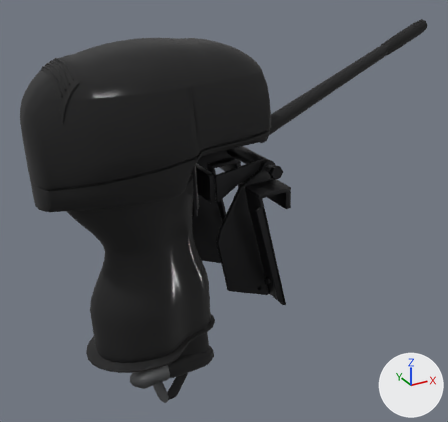
A saved change to the glTF model models/400/motor_c15.glb.
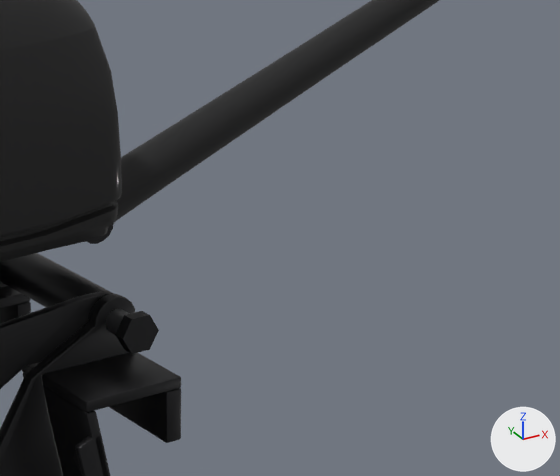
Old and new are each drawn whole from a 50 mm lens placed at (-2.723, -1.381, 0.977), pointed at (-1.967, -0.006, 0.289) and again close up on the part from 51% to 93% of the width and 15% to 52% of the height. The lights are fixed; the arrows at lower right show +X, +Y and +Z. The older version's two pictures come first. Where no turn or scale is listed for an object, it has been applied to the vertices.

Script lines for the objects in view, before the commit:
```python
me_mesh_0 = bpy.data.meshes.new('Mesh_0')
me_mesh_0.from_pydata(...)  # 1088 vertices, 2088 faces; spans x 0.432..0.607, y -0.36..0.0, z 0.345..0.747
# faces by material slot: [1720, 288, 80]
me_mesh_0.materials.append(mat_mat_ob_bracket)  # dark grey #2f2f30
me_mesh_0.materials.append(mat_mat_ob_rubber)  # black #101010
me_mesh_0.materials.append(mat_mat_ob_prop)  # grey #797a7c
me_mesh_1 = bpy.data.meshes.new('Mesh_1')
me_mesh_1.from_pydata(...)  # 7201 vertices, 14424 faces; spans x 0.0..0.61, y -0.347..-0.013, z 0.0..1.054
# faces by material slot: [11332, 420, 2592, 80]
me_mesh_1.materials.append(mat_mat_ob_paint)  # black #101011
me_mesh_1.materials.append(mat_mat_ob_rubber)  # black #101010
me_mesh_1.materials.append(mat_mat_ob_prop)  # grey #797a7c
me_mesh_1.materials.append(mat_mat_ob_bracket)  # dark grey #2f2f30
me_mesh_3 = bpy.data.meshes.new('Mesh_3')
me_mesh_3.from_pydata(...)  # 380 vertices, 740 faces; spans x 0.402..0.602, y -0.273..-0.087, z 0.606..0.745
me_mesh_3.materials.append(mat_mat_ob_bracket)  # dark grey #2f2f30
ob_mesh_0 = bpy.data.objects.new('Mesh_0', me_mesh_0)
ob_mesh_0.location = (-2.4724, 0.18, -0.2938)
ob_mesh_1 = bpy.data.objects.new('Mesh_1', me_mesh_1)
ob_mesh_1.location = (-2.4724, 0.18, -0.2938)
ob_mesh_3 = bpy.data.objects.new('Mesh_3', me_mesh_3)
ob_mesh_3.location = (-2.4724, 0.18, -0.2938)
# also in view: 'Mesh_2' at (-1.583, 0.0, 0.615)
```
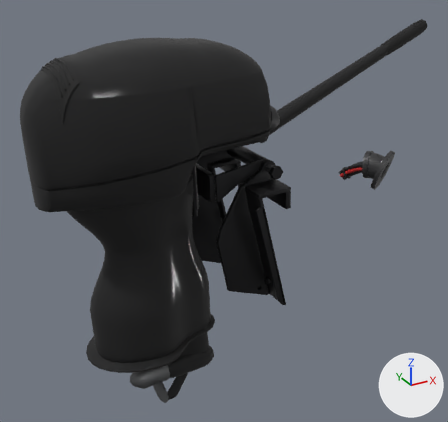
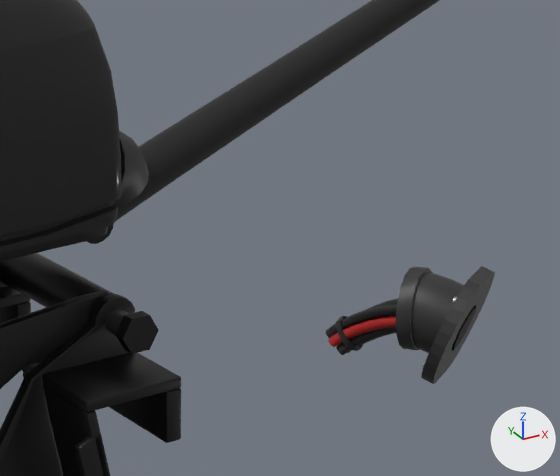
Where the newer file only moved an object's origin or applied its transform, the numbers keep the older frame.

Boxes (x1, y1, x2, y2) around the edits, measured in the close-ups (560 x 476 px):
'Mesh_5', added
    after: (396, 266, 495, 384)
    faces in mat_mat_ob_holder (black #2c2c2e): (396, 266, 495, 384)
'Mesh_4', added
    after: (326, 278, 490, 374)
    faces in mat_mat_ob_cable_black (black #1d1d1e): (326, 299, 398, 355)
    faces in mat_mat_ob_red (red #aa1d1d): (328, 316, 396, 347)
    faces in mat_mat_ob_holder (black #2c2c2e): (437, 278, 490, 374)
    faces in mat_mat_ob_rubber (black #101010): (452, 307, 476, 349)
    faces in mat_mat_ob_tie (black #242424): (336, 316, 364, 351)
'Mesh_7', added (black)
    after: (117, 131, 149, 208)

What changed in the scene script:
```text
Add mat_mat_ob_holder:
    mat_mat_ob_holder = principled_material('mat_ob_holder')
    mat_mat_ob_holder.base_color = (0.025, 0.025, 0.027)  # black #2c2c2e
Add mat_mat_ob_steel:
    mat_mat_ob_steel = principled_material('mat_ob_steel')
    mat_mat_ob_steel.base_color = (0.55, 0.56, 0.58)  # light grey #c4c5c8
    mat_mat_ob_steel.metallic = 1.0
    mat_mat_ob_steel.roughness = 0.35
Add mat_mat_ob_cable_grey:
    mat_mat_ob_cable_grey = principled_material('mat_ob_cable_grey')
    mat_mat_ob_cable_grey.base_color = (0.05, 0.052, 0.056)  # dark grey #3f4043
    mat_mat_ob_cable_grey.roughness = 0.6
Add mat_mat_ob_red:
    mat_mat_ob_red = principled_material('mat_ob_red')
    mat_mat_ob_red.base_color = (0.4, 0.012, 0.012)  # red #aa1d1d
    mat_mat_ob_red.roughness = 0.55
Add mat_mat_ob_tie:
    mat_mat_ob_tie = principled_material('mat_ob_tie')
    mat_mat_ob_tie.base_color = (0.018, 0.018, 0.018)  # black #242424
    mat_mat_ob_tie.roughness = 0.45
Add mat_mat_ob_cable_black:
    mat_mat_ob_cable_black = principled_material('mat_ob_cable_black')
    mat_mat_ob_cable_black.base_color = (0.012, 0.012, 0.013)  # black #1d1d1e
    mat_mat_ob_cable_black.roughness = 0.55
Add me_mesh_7:
    me_mesh_7.from_pydata(...)  # 146 vertices, 288 faces; spans x 2.4485..2.5115, y -0.2146..-0.1447, z 0.2598..0.3277
    me_mesh_7.materials.append(mat_mat_ob_holder)  # black #2c2c2e
Add me_mesh_5:
    me_mesh_5.from_pydata(...)  # 411 vertices, 800 faces; spans x 0.7317..0.8304, y -0.5249..-0.4364, z 0.7042..0.7967
    # faces by material slot: [640, 160]
    me_mesh_5.materials.append(mat_mat_ob_holder)  # black #2c2c2e
    me_mesh_5.materials.append(mat_mat_ob_steel)  # light grey #c4c5c8
Add me_mesh_4:
    me_mesh_4.from_pydata(...)  # 906 vertices, 1772 faces; spans x 0.7308..0.8243, y -0.5206..-0.3777, z 0.7001..0.7933
    # faces by material slot: [192, 160, 80, 756, 252, 252, 80]
    me_mesh_4.materials.append(mat_mat_ob_holder)  # black #2c2c2e
    me_mesh_4.materials.append(mat_mat_ob_steel)  # light grey #c4c5c8
    me_mesh_4.materials.append(mat_mat_ob_rubber)  # black #101010
    me_mesh_4.materials.append(mat_mat_ob_cable_black)  # black #1d1d1e
    me_mesh_4.materials.append(mat_mat_ob_cable_grey)  # dark grey #3f4043
    me_mesh_4.materials.append(mat_mat_ob_red)  # red #aa1d1d
    me_mesh_4.materials.append(mat_mat_ob_tie)  # black #242424
Add ob_mesh_7:
    ob_mesh_7 = bpy.data.objects.new('Mesh_7', me_mesh_7)
    ob_mesh_7.location = (-4.3692, 0.0866, 0.2702)
Add ob_mesh_5:
    ob_mesh_5 = bpy.data.objects.new('Mesh_5', me_mesh_5)
    ob_mesh_5.location = (-2.4724, 0.18, -0.2938)
Add ob_mesh_4:
    ob_mesh_4 = bpy.data.objects.new('Mesh_4', me_mesh_4)
    ob_mesh_4.location = (-2.4724, 0.18, -0.2938)
```
